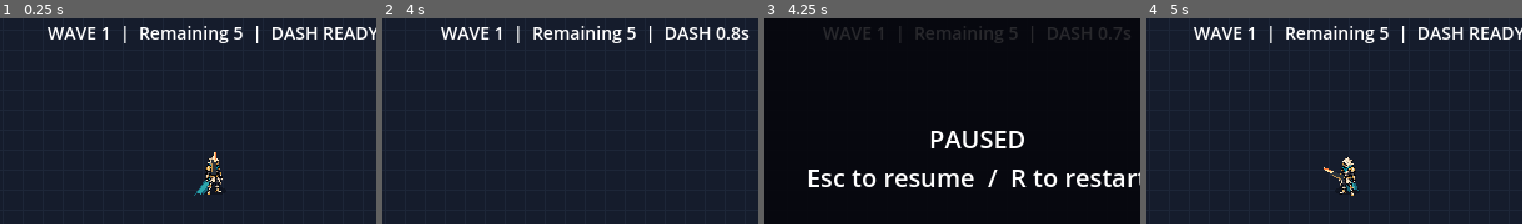
Above: before the commit, frames 1-4 (left to right).
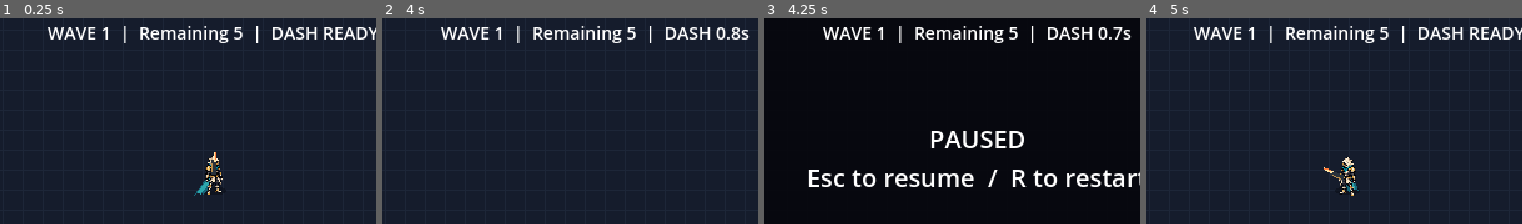
Above: after the commit, the same moments.

Repository: Guinuma/Sword_Ablaze
Game: Godot game, scene res://scenes/main/main.tscn
The game is run twice, just before and just after one commit, with the same random seed, the same clock (stepped at 60 frames per second) and the same inputs.
Inputs (mouse positions are % of the whole screen's width and height, from its top left):
- Up to frame 1 (0.25 s): no input
- Up to frame 2 (4 s): tap Enter at 0.5 s; move the mouse to (73, 46) at 0.52 s; hold D (move_right) 0.53-1.28 s; hold Space (fire) 0.53-1.28 s; tap Shift (dash) at 0.6, 1.55, 2.1, 3.05, 3.6 s; click (73, 46) at 0.67 s; move the mouse to (29, 56) at 1.27 s; hold S (move_down) 1.28-2.03 s; tap Space (fire) at 1.35, 2.85 s; click (29, 56) at 1.42 s; move the mouse to (61, 27) at 2.02 s; hold D (move_right) 2.03-2.78 s; hold Space (fire) 2.03-2.78 s; click (61, 27) at 2.17 s; move the mouse to (45, 73) at 2.77 s; hold W (move_up) 2.78-3.53 s; click (45, 73) at 2.92 s; move the mouse to (82, 67) at 3.52 s; hold A (move_left) from 3.53 s (still down); hold Space (fire) from 3.53 s (still down); click (82, 67) at 3.67 s
- Up to frame 3 (4.25 s): keep holding A (move_left); keep holding Space (fire); tap Escape (pause_run) at 4.15 s
- Up to frame 4 (5 s): keep holding A (move_left); move the mouse to (18, 35) at 4.27 s; release Space (fire) at 4.28 s; tap Space (fire) at 4.35 s; click (18, 35) at 4.42 s; tap Shift (dash) at 4.55 s; tap R (reset_sandbox) at 4.9 s
The pictures show only the part of the screen within x 22-72%, y 17-67%; the shares and areas given below are measured in that part.

Frames 1-2 are identical in both runs. In frame 3, 2.3% of the frame differs, in the area x 15-98%, y 3-13%; in frame 4, nothing differs.

Commit message:
Extract arena HUD and make pause and input handling predictable

Diff:
--- a/project.godot
+++ b/project.godot
@@ -23,6 +23,48 @@
 window/stretch/mode="canvas_items"
 window/stretch/scale_mode="integer"
 
+[input]
+
+move_left={
+"deadzone": 0.2,
+"events": [Object(InputEventKey,"physical_keycode":65), Object(InputEventKey,"physical_keycode":4194319)]
+}
+
+move_right={
+"deadzone": 0.2,
+"events": [Object(InputEventKey,"physical_keycode":68), Object(InputEventKey,"physical_keycode":4194321)]
+}
+
+move_up={
+"deadzone": 0.2,
+"events": [Object(InputEventKey,"physical_keycode":87), Object(InputEventKey,"physical_keycode":4194320)]
+}
+
+move_down={
+"deadzone": 0.2,
+"events": [Object(InputEventKey,"physical_keycode":83), Object(InputEventKey,"physical_keycode":4194322)]
+}
+
+pause_run={
+"deadzone": 0.2,
+"events": [Object(InputEventKey,"physical_keycode":4194305)]
+}
+
+dash={
+"deadzone": 0.2,
+"events": [Object(InputEventKey,"physical_keycode":4194325)]
+}
+
+fire={
+"deadzone": 0.2,
+"events": [Object(InputEventKey,"physical_keycode":32), Object(InputEventMouseButton,"button_index":1)]
+}
+
+reset_sandbox={
+"deadzone": 0.2,
+"events": [Object(InputEventKey,"physical_keycode":82)]
+}
+
 [rendering]
 
 textures/canvas_textures/default_texture_filter=0
--- a/scripts/main/main.gd
+++ b/scripts/main/main.gd
@@ -1,6 +1,7 @@
 extends Node2D
 ## First combat prototype. Placeholder graphics use logical pixel coordinates.
 
+const ArenaHud = preload("res://scripts/ui/arena_hud.gd")
 const ExileVisual = preload("res://scripts/player/exile_visual.gd")
 var player_visual: Node2D
 var overlay: Node2D
@@ -28,7 +29,6 @@
 var wave: int = 1
 var wave_remaining: int = 5
 var wave_break: float = 0.0
-var wave_label: Label
 var bullets: Array[Dictionary] = []
 var enemies: Array[Dictionary] = []
 var health: int = MAX_HEALTH
@@ -37,43 +37,18 @@
 var spawn_cooldown: float = 0.8
 var hurt_cooldown: float = 0.0
 var paused: bool = false
+var fire_requires_release: bool = false
 var particles: Array[Dictionary] = []
 var muzzle_time: float = 0.0
 var game_over: bool = false
-var hud: Label
-var death_label: Label
+var hud_view: CanvasLayer
 var random := RandomNumberGenerator.new()
 
 
 func _ready() -> void:
-	_register_input()
 	random.randomize()
-	var title := Label.new()
-	title.text = "SWORD ABLAZE  /  ARENA"
-	title.position = Vector2(24, 12)
-	title.add_theme_font_size_override("font_size", 16)
-	add_child(title)
-	var instructions := Label.new()
-	instructions.text = "WASD: move | Click/Space: fire | Shift: dash | Esc: pause | R: restart"
-	instructions.position = Vector2(24, 38)
-	instructions.add_theme_font_size_override("font_size", 12)
-	add_child(instructions)
-	hud = Label.new()
-	hud.position = Vector2(348, 14)
-	hud.add_theme_font_size_override("font_size", 12)
-	add_child(hud)
-	death_label = Label.new()
-	death_label.position = Vector2(120, 152)
-	death_label.size = Vector2(400, 72)
-	death_label.horizontal_alignment = HORIZONTAL_ALIGNMENT_CENTER
-	death_label.add_theme_font_size_override("font_size", 20)
-	add_child(death_label)
-	wave_label = Label.new()
-	wave_label.position = Vector2(120, 72)
-	wave_label.size = Vector2(400, 30)
-	wave_label.horizontal_alignment = HORIZONTAL_ALIGNMENT_CENTER
-	wave_label.add_theme_font_size_override("font_size", 14)
-	add_child(wave_label)
+	hud_view = ArenaHud.new()
+	add_child(hud_view)
 	player_visual = ExileVisual.new()
 	player_visual.z_index = 1
 	add_child(player_visual)
@@ -81,29 +56,13 @@
 	overlay.z_index = 2
 	overlay.draw.connect(_draw_overlay)
 	add_child(overlay)
-	death_label.z_index = 3
 	player_visual.present(player_position, aim, Vector2.ZERO, 0.0, false, false, false)
 	_update_hud()
 
 
-func _register_input() -> void:
-	# Define physical keys at startup so the sandbox works on different layouts.
-	var bindings := {
-		"move_left": [KEY_A, KEY_LEFT], "move_right": [KEY_D, KEY_RIGHT],
-		"move_up": [KEY_W, KEY_UP], "move_down": [KEY_S, KEY_DOWN],
-		"pause_run": [KEY_ESCAPE], "dash": [KEY_SHIFT], "fire": [KEY_SPACE], "reset_sandbox": [KEY_R],
-	}
-	for action in bindings:
-		if not InputMap.has_action(action):
-			InputMap.add_action(action)
-		InputMap.action_erase_events(action)
-		for key in bindings[action]:
-			var event := InputEventKey.new()
-			event.physical_keycode = key
-			InputMap.action_add_event(action, event)
-	var mouse := InputEventMouseButton.new()
-	mouse.button_index = MOUSE_BUTTON_LEFT
-	InputMap.action_add_event("fire", mouse)
+func _notification(what: int) -> void:
+	if what == NOTIFICATION_APPLICATION_FOCUS_OUT and is_node_ready() and not game_over:
+		_set_paused(true)
 
 
 func _physics_process(delta: float) -> void:
@@ -111,6 +70,8 @@
 		_reset_run()
 	if Input.is_action_just_pressed("pause_run") and not game_over:
 		_set_paused(not paused)
+	if not Input.is_action_pressed("fire"):
+		fire_requires_release = false
 	if game_over or paused:
 		return
 	_update_effects(delta)
@@ -130,7 +91,7 @@
 	if mouse_direction.length_squared() > 1.0:
 		aim = mouse_direction.normalized()
 	fire_cooldown = maxf(0.0, fire_cooldown - delta)
-	if Input.is_action_pressed("fire") and fire_cooldown <= 0.0:
+	if Input.is_action_pressed("fire") and not fire_requires_release and fire_cooldown <= 0.0:
 		bullets.append({"position": player_position + aim * 12.0, "direction": aim})
 		fire_cooldown = FIRE_INTERVAL
 		muzzle_time = 0.06
@@ -145,6 +106,8 @@
 
 func _set_paused(value: bool) -> void:
 	paused = value
+	# Require a fresh trigger after any pause, including focus loss.
+	fire_requires_release = true
 	_update_hud()
 	queue_redraw()
 
@@ -285,6 +248,7 @@
 	fire_cooldown = 0.0
 	game_over = false
 	paused = false
+	fire_requires_release = true
 	particles.clear()
 	muzzle_time = 0.0
 	dash_time = 0.0
@@ -302,13 +266,7 @@
 func _update_hud() -> void:
 	if is_instance_valid(overlay):
 		overlay.queue_redraw()
-	hud.text = "HP %d/%d  |  KILLS %d  |  %ds" % [health, MAX_HEALTH, kills, int(elapsed)]
-	wave_label.visible = not game_over
-	wave_label.text = "WAVE %d CLEAR  |  Next in %d" % [wave, ceili(wave_break)] if wave_break > 0.0 else "WAVE %d  |  Remaining %d  |  DASH %s" % [wave, wave_remaining + enemies.size(), "READY" if dash_cooldown <= 0.0 else "%.1fs" % dash_cooldown]
-	death_label.visible = game_over or paused
-	death_label.text = "YOU FELL\n%d kills  /  %ds  /  R to restart" % [kills, int(elapsed)]
-	if paused:
-		death_label.text = "PAUSED\nEsc to resume  /  R to restart"
+	hud_view.present(health, MAX_HEALTH, kills, elapsed, wave, wave_remaining + enemies.size(), wave_break, dash_cooldown, game_over, paused)
 
 
 func _draw() -> void:
--- /dev/null
+++ b/scripts/ui/arena_hud.gd
@@ -0,0 +1,39 @@
+extends CanvasLayer
+## Presentation only: combat owns all timers and run state.
+var stats: Label
+var wave_status: Label
+var status: Label
+
+
+func _ready() -> void:
+	layer = 3
+	var title := _label(Vector2(24, 12), 16)
+	title.text = "SWORD ABLAZE  /  ARENA"
+	var instructions := _label(Vector2(24, 38), 12)
+	instructions.text = "WASD: move | Click/Space: fire | Shift: dash | Esc: pause | R: restart"
+	stats = _label(Vector2(348, 14), 12)
+	wave_status = _label(Vector2(120, 72), 14)
+	wave_status.size = Vector2(400, 30)
+	wave_status.horizontal_alignment = HORIZONTAL_ALIGNMENT_CENTER
+	status = _label(Vector2(120, 152), 20)
+	status.size = Vector2(400, 72)
+	status.horizontal_alignment = HORIZONTAL_ALIGNMENT_CENTER
+
+
+func _label(point: Vector2, font_size: int) -> Label:
+	var label := Label.new()
+	label.position = point
+	label.mouse_filter = Control.MOUSE_FILTER_IGNORE
+	label.add_theme_font_size_override("font_size", font_size)
+	add_child(label)
+	return label
+
+
+func present(health: int, max_health: int, kills: int, elapsed: float, wave: int, remaining: int, break_time: float, dash_cooldown: float, game_over: bool, paused: bool) -> void:
+	stats.text = "HP %d/%d  |  KILLS %d  |  %ds" % [health, max_health, kills, int(elapsed)]
+	wave_status.visible = not game_over
+	wave_status.text = "WAVE %d CLEAR  |  Next in %d" % [wave, ceili(break_time)] if break_time > 0.0 else "WAVE %d  |  Remaining %d  |  DASH %s" % [wave, remaining, "READY" if dash_cooldown <= 0.0 else "%.1fs" % dash_cooldown]
+	status.visible = game_over or paused
+	status.text = "YOU FELL\n%d kills  /  %ds  /  R to restart" % [kills, int(elapsed)]
+	if paused:
+		status.text = "PAUSED\nEsc to resume  /  R to restart"
--- a/tests/combat_smoke.gd
+++ b/tests/combat_smoke.gd
@@ -114,6 +114,41 @@
 	arena._set_paused(true)
 	arena._reset_run()
 	check(not arena.paused and arena.particles.is_empty() and arena.muzzle_time == 0.0, "Restart must clear pause and effects")
+	# Project bindings must survive scene creation without being overwritten.
+	var expected_keys := {"move_left": KEY_LEFT, "move_right": KEY_RIGHT, "move_up": KEY_UP, "move_down": KEY_DOWN, "pause_run": KEY_ESCAPE, "dash": KEY_SHIFT}
+	for action in expected_keys:
+		var event := InputEventKey.new()
+		event.physical_keycode = expected_keys[action]
+		check(InputMap.action_has_event(action, event), "Project must define binding for " + action)
+	Input.action_press("fire")
+	arena._notification(Node.NOTIFICATION_APPLICATION_FOCUS_OUT)
+	var focus_time: float = arena.elapsed
+	arena._physics_process(0.1)
+	check(arena.paused and arena.elapsed == focus_time, "Focus loss must pause and freeze combat")
+	arena._notification(Node.NOTIFICATION_APPLICATION_FOCUS_IN)
+	check(arena.paused, "Focus gain must wait for explicit resume")
+	arena._set_paused(false)
+	arena._physics_process(0.01)
+	check(arena.bullets.is_empty(), "Held fire must not shoot when resuming")
+	Input.action_release("fire")
+	arena._physics_process(0.01)
+	Input.action_press("fire")
+	arena._physics_process(0.01)
+	check(arena.bullets.size() == 1, "Fresh fire press must shoot after resume")
+	arena._reset_run()
+	arena._physics_process(0.01)
+	check(arena.bullets.is_empty(), "Held fire must not shoot when restarting")
+	Input.action_release("fire")
+	arena._physics_process(0.01)
+	arena._set_paused(true)
+	check(arena.hud_view.status.visible and arena.hud_view.status.text.begins_with("PAUSED"), "HUD must present pause state")
+	arena._reset_run()
+	check(not arena.hud_view.status.visible and arena.hud_view.stats.text.contains("HP 5/5"), "HUD must refresh after restart")
+	arena.health = 1
+	arena.enemies.append({"position": arena.player_position, "health": 2, "flash": 0.0})
+	arena._check_contact()
+	arena._update_hud()
+	check(arena.hud_view.status.visible and arena.hud_view.status.text.begins_with("YOU FELL") and not arena.hud_view.wave_status.visible, "HUD must present death and hide wave prompt")
 	print("Combat checks complete: %d failures" % failures)
 	arena.free()
 	quit(0 if failures == 0 else 1)
Not shown, added: scripts/ui/arena_hud.gd.uid
